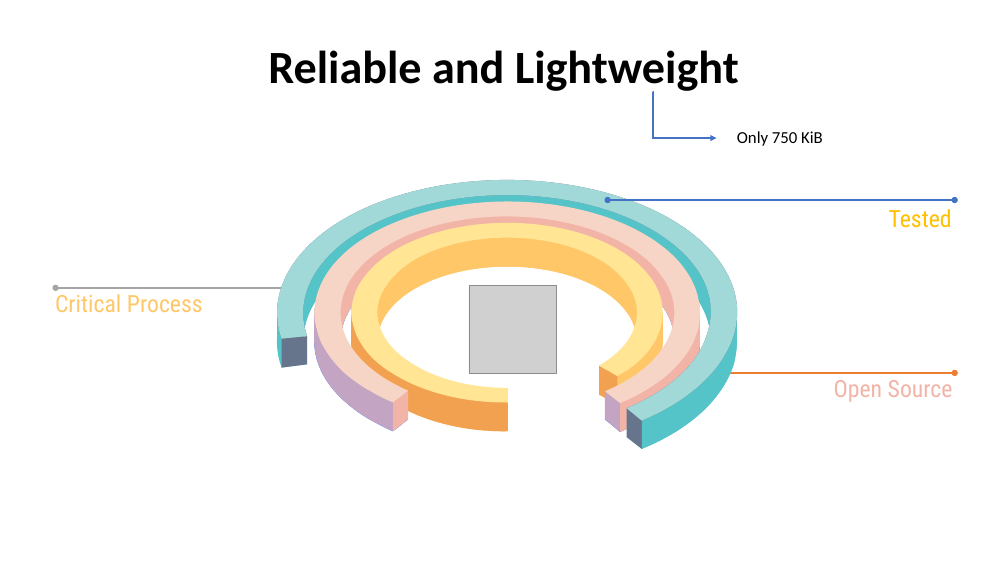
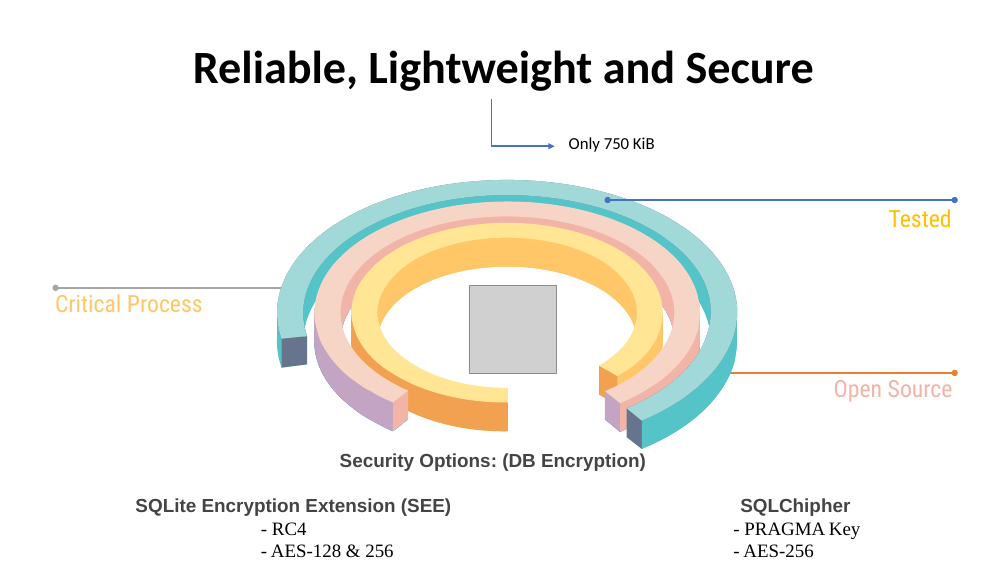
Before and after one commit to AntonioPirani/SQLiteProject, a slide deck: slide 15 of Presentation.pptx. Drawn at 1008x567 pixels with LibreOffice and Linux fonts; fonts in the diff are those of the drawing; grey boxes stand for pictures. Boxes give left, top, right and bottom in pixels: in the first picture for what was removed or moved away, otherwise in the second. Text is boxed around its words. In the diff, an @@ line names an element or a change of style, - is before the commit and + after.

Commit message:
update

```diff
--- a/Presentation.pptx
+++ b/Presentation.pptx
@@ title at [193,50,814,91]: text changed @@
-Reliable and Lightweight
+Reliable, Lightweight and Secure
@@ elbow arrow moved from (653, 91) - (717, 138) to (492, 100) - (555, 147) @@
@@ text "Only 750 KiB": place and size @@
-text "Only 750 KiB" at [737,131,823,146]
+text "Only 750 KiB" at [569,137,655,152]
@@ text added at [135,453,860,558], 18 pt, text #444444, bold @@
+Security Options: (DB Encryption)
+SQLite Encryption Extension (SEE) SQLChipher
+            - RC4 - PRAGMA Key
+            - AES-128 & 256 - AES-256
```
Also in this commit, not shown: 2 other slides changed, 2 slides added.
